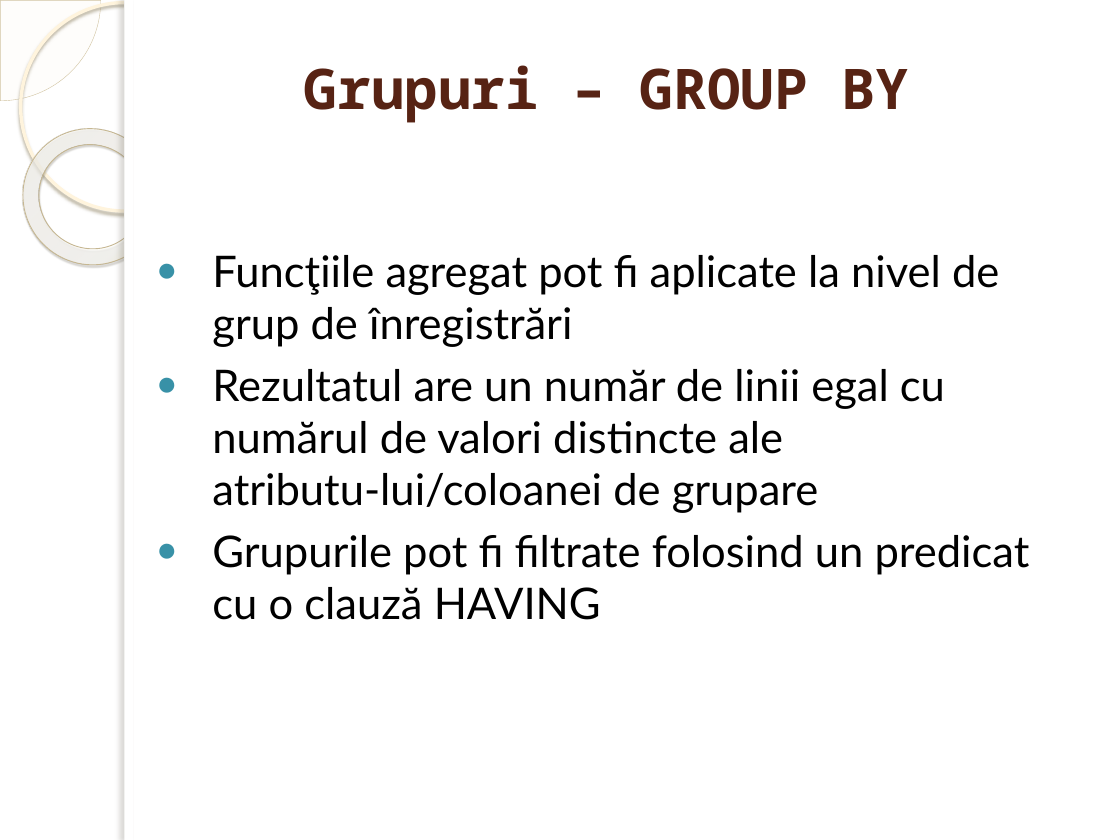
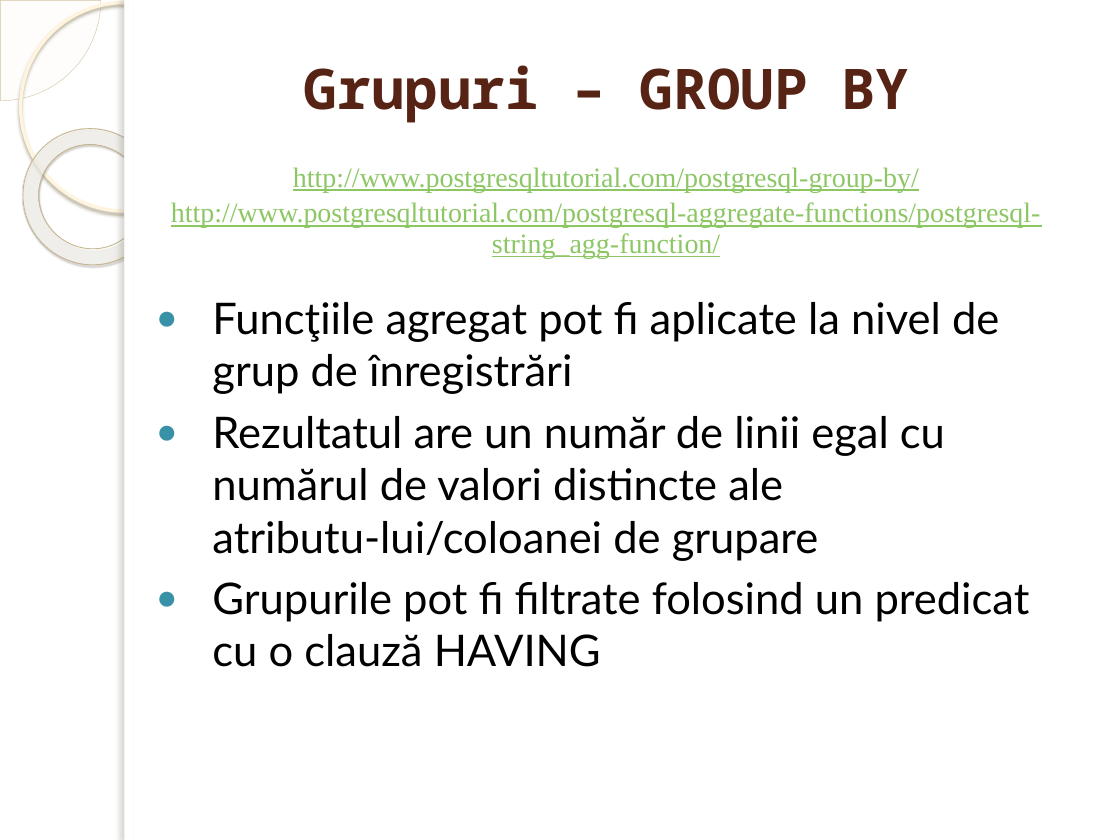
Before and after one commit to marinfotache/Baze-de-date-I, a slide deck: slide 18 of 11-13_SQL_Interogari - elemente de baza/13_SQL4_SELECT_Functii_agregat_grupuri.pptx. Drawn at 1120x840 pixels with LibreOffice and Linux fonts; fonts in the diff are those of the drawing; background and template pictures are left out. Boxes give left, top, right and bottom in pixels: in the first picture for what was removed or moved away, otherwise in the second. Text is boxed around its words. In the diff, an @@ line names an element or a change of style, - is before the commit and + after.

```diff
--- a/11-13_SQL_Interogari - elemente de baza/13_SQL4_SELECT_Functii_agregat_grupuri.pptx
+++ b/11-13_SQL_Interogari - elemente de baza/13_SQL4_SELECT_Functii_agregat_grupuri.pptx
@@ text added at (171, 167, 1041, 258), 18 pt, text #8DC765, underline @@
+http://www.postgresqltutorial.com/postgresql-group-by/
+http://www.postgresqltutorial.com/postgresql-aggregate-functions/postgresql-string_agg-function/
@@ text "Funcţiile agregat pot fi aplicate ...": place and size @@
-text "Funcţiile agregat pot fi aplicate ..." at (212, 255, 1030, 620)
+text "Funcţiile agregat pot fi aplicate ..." at (212, 302, 1030, 667)
```
Also in this commit, not shown: 2 other slides changed.
